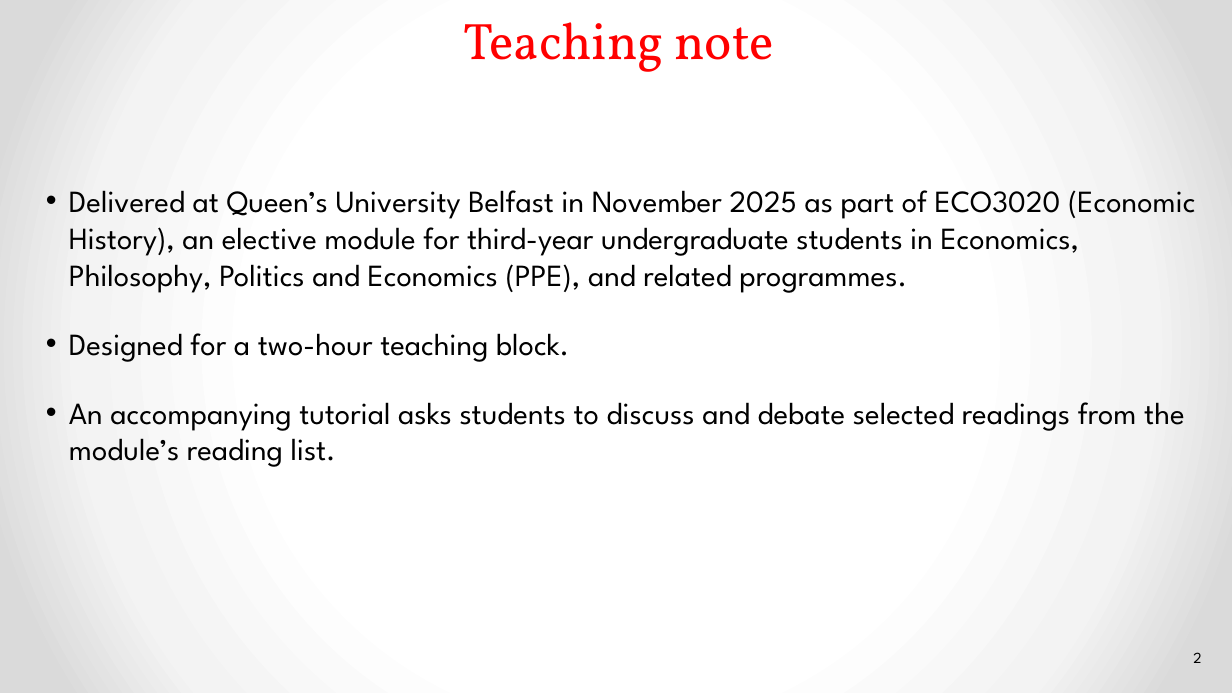
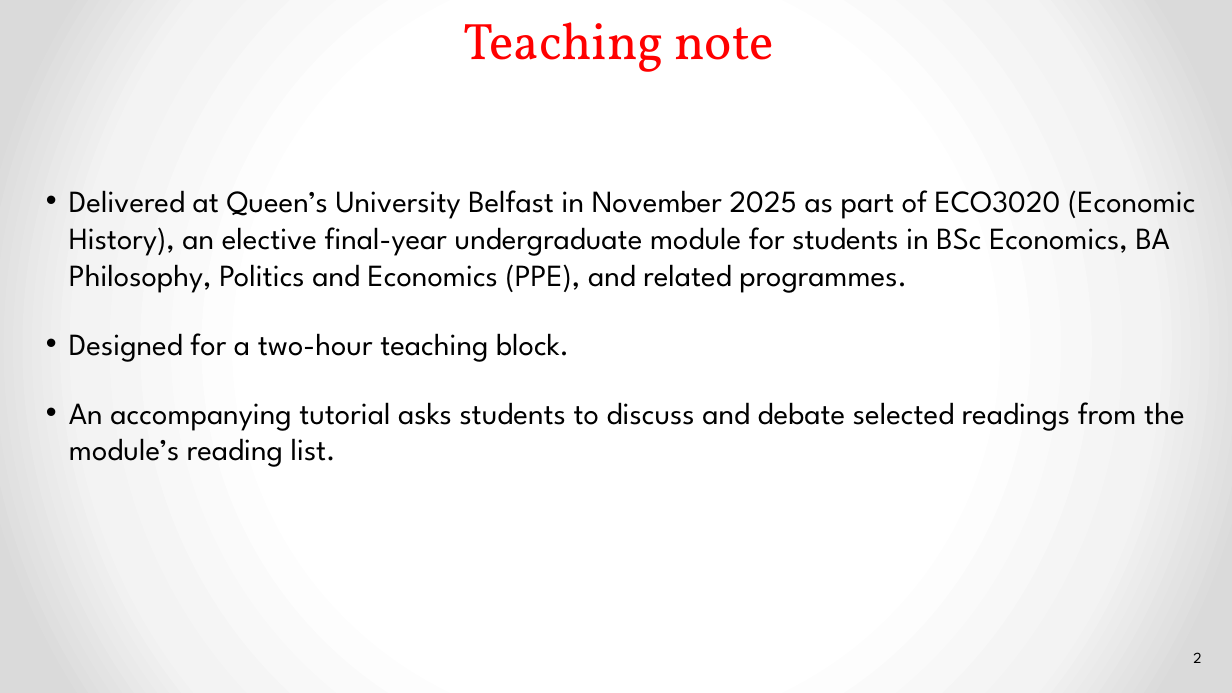
Before and after one commit to chris-colvin/chris-colvin.github.io, a slide deck: slide 2 of Great-Irish-Famine-lecture-November-2025.pptx. Drawn at 1232x693 pixels with LibreOffice and Linux fonts; fonts in the diff are those of the drawing; background and template pictures are left out. Boxes give left, top, right and bottom in pixels: in the first picture for what was removed or moved away, otherwise in the second. Text is boxed around its words. In the diff, an @@ line names an element or a change of style, - is before the commit and + after.

```diff
--- a/Great-Irish-Famine-lecture-November-2025.pptx
+++ b/Great-Irish-Famine-lecture-November-2025.pptx
@@ text at [69, 190, 1195, 293]: text changed @@
-• Delivered at Queen’s University Belfast in November 2025 as part of ECO3020 (Economic History), an elective module for third-year undergraduate students in Economics, Philosophy, Politics and Economics (PPE), and related programmes.
+• Delivered at Queen’s University Belfast in November 2025 as part of ECO3020 (Economic History), an elective final-year undergraduate module for students in BSc Economics, BA Philosophy, Politics and Economics (PPE), and related programmes.
```
Also in this commit, not shown: 1 other slide changed, 2 slides added, 1 other file.
